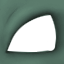
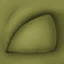
Layers edited between the first and the second 64 x 64 image:
hid group "Green" (5 layers) over [0, 0, 64, 64]
showed group "Red" (5 layers) over [0, 0, 64, 64]
